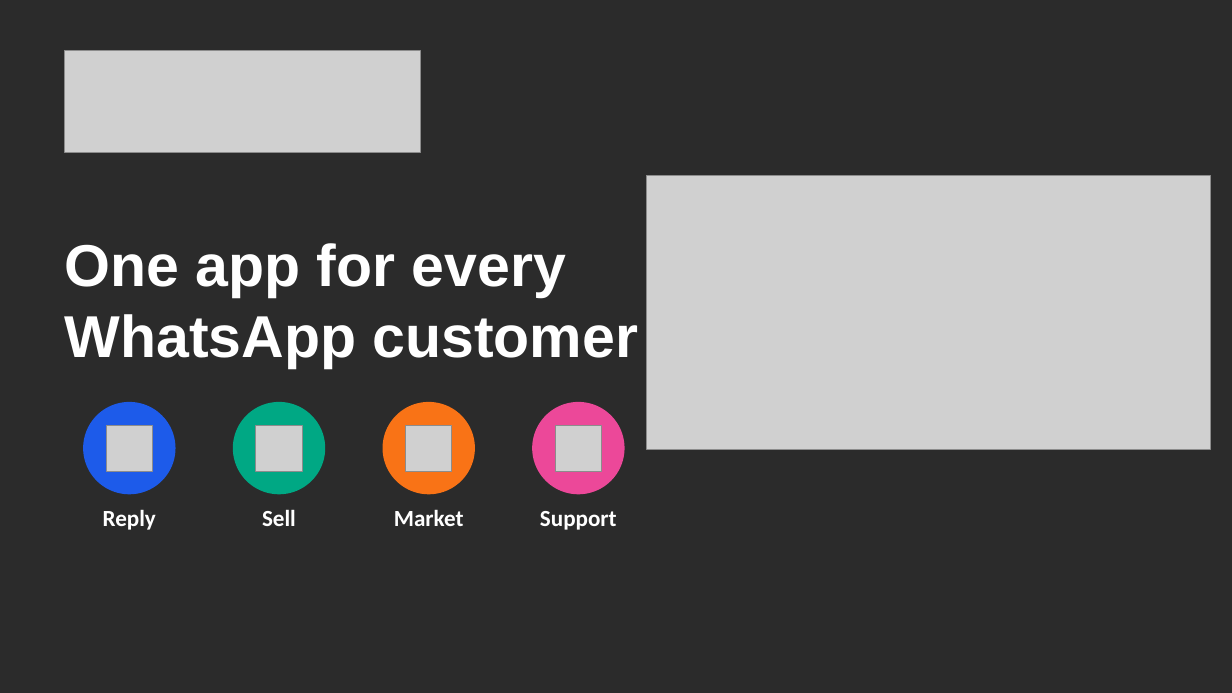
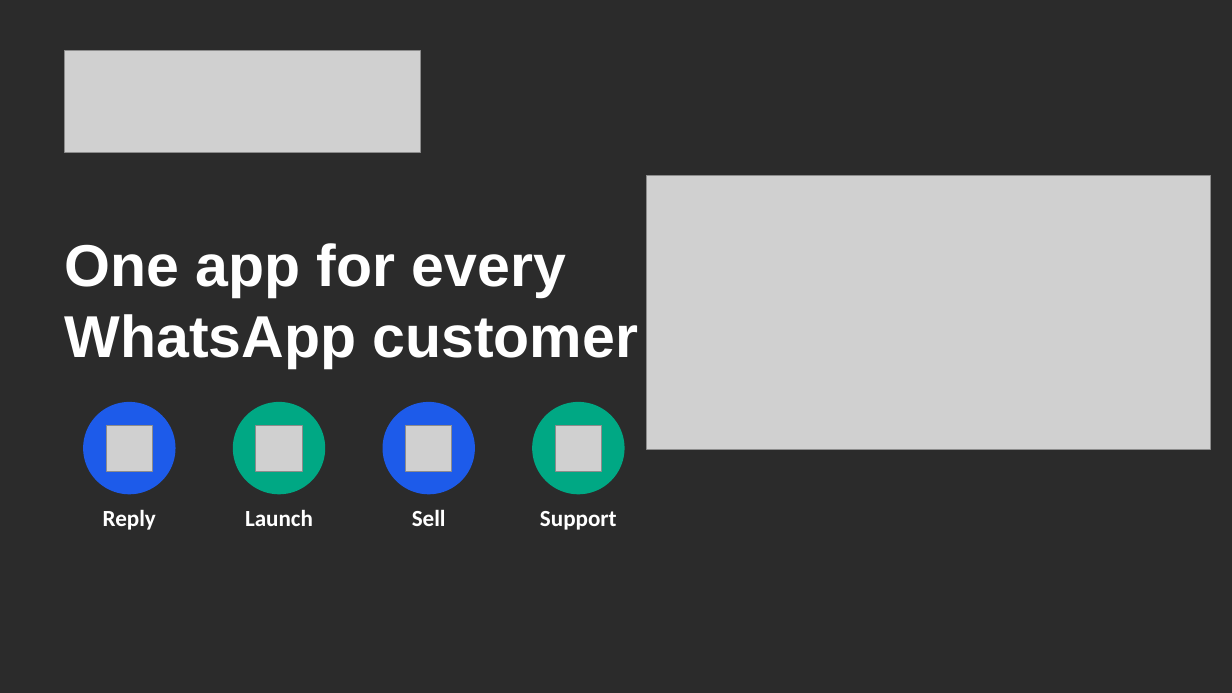
Before and after one commit to tejachennu/Marketing-CRM, a slide deck: slide 5 of docs/presentations/WAMA-CRM-Client-Presentation.pptx. Drawn at 1232x693 pixels with LibreOffice and Linux fonts; fonts in the diff are those of the drawing; grey boxes stand for pictures; background and template pictures are left out; a plain dark background stands for a picture behind light text. Boxes give left, top, right and bottom in pixels: in the first picture for what was removed or moved away, otherwise in the second. Text is boxed around its words. In the diff, an @@ line names an element or a change of style, - is before the commit and + after.

```diff
--- a/docs/presentations/WAMA-CRM-Client-Presentation.pptx
+++ b/docs/presentations/WAMA-CRM-Client-Presentation.pptx
@@ ellipse at (x1=383, y1=402, x2=475, y2=494): fill #F97316 to #1D5BEA @@
@@ ellipse at (x1=532, y1=402, x2=625, y2=494): fill #EC4899 to #00A884 @@
@@ text added at (x1=245, y1=509, x2=313, y2=526), 18 pt, text #FFFFFF, bold @@
+Launch
@@ text "Sell" moved from (x1=262, y1=509, x2=296, y2=526) to (x1=412, y1=509, x2=446, y2=526) @@
@@ text removed at (x1=394, y1=509, x2=464, y2=526) @@
-Market
```
Also in this commit, not shown: 12 other slides changed, 2 slides added, 1 slide removed, 9 other files.
